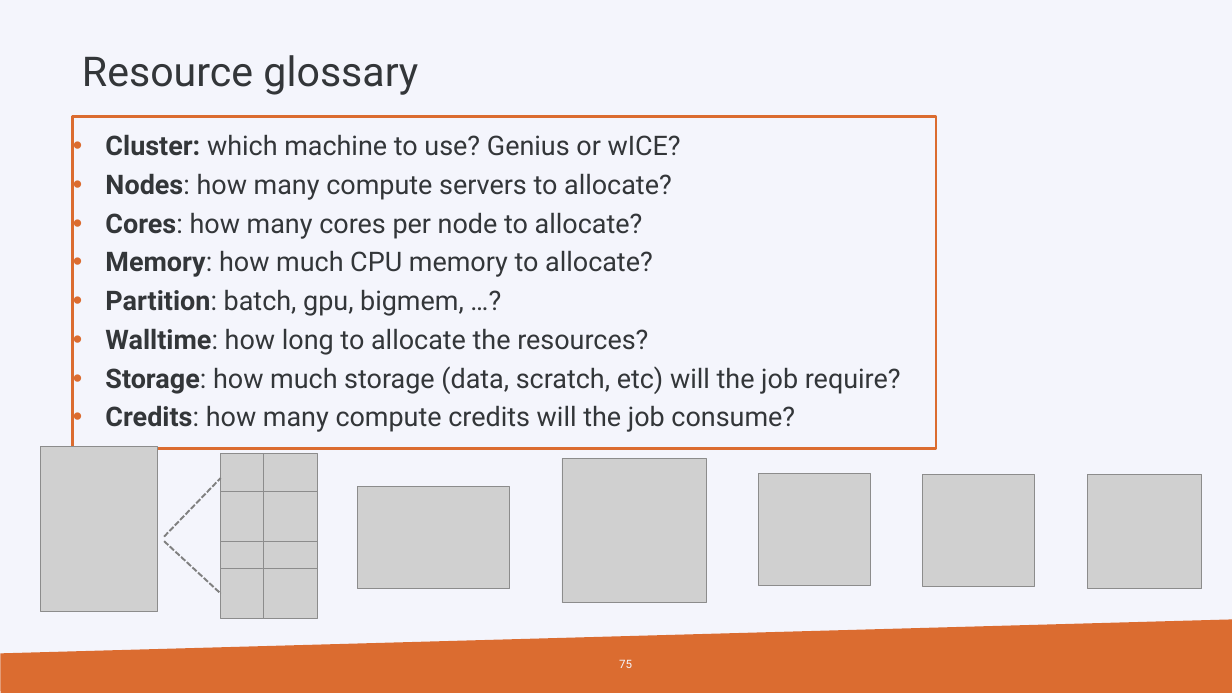
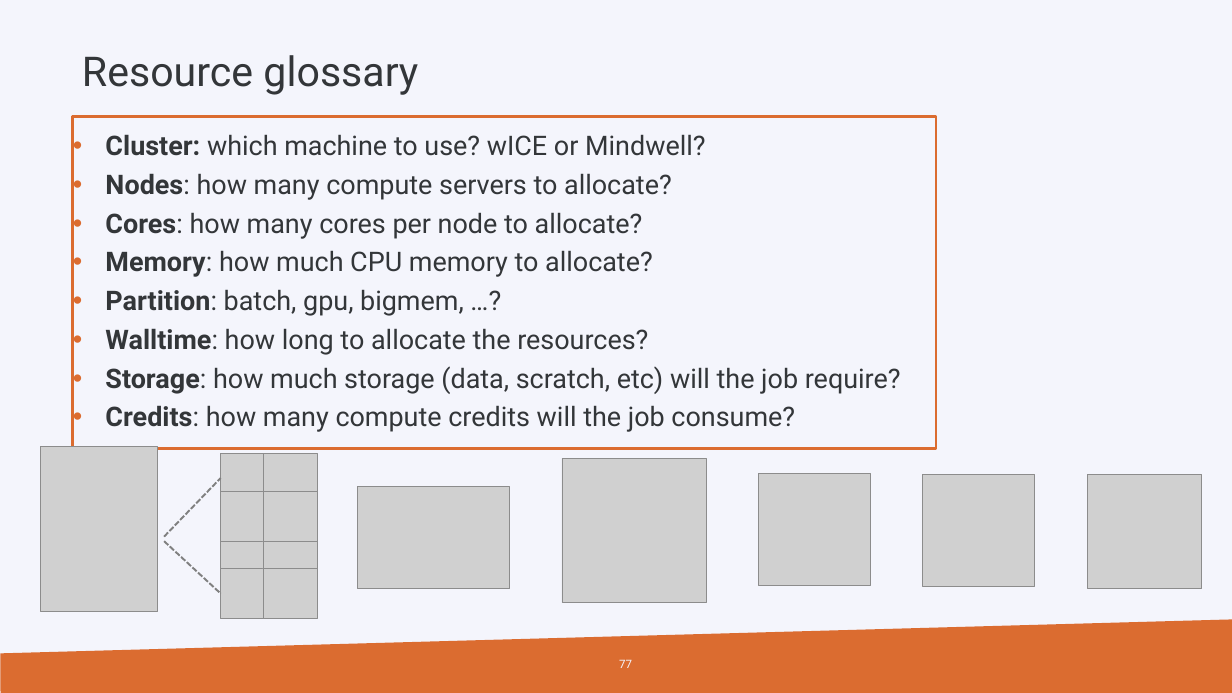
Before and after one commit to hpcleuven/HPC-intro, a slide deck: slide 77 of HPCintro.pptx (slide 75 before the commit). Drawn at 1232x693 pixels with LibreOffice and Linux fonts; fonts in the diff are those of the drawing; grey boxes stand for pictures; background and template pictures are left out. Boxes give left, top, right and bottom in pixels: in the first picture for what was removed or moved away, otherwise in the second. Text is boxed around its words. In the diff, an @@ line names an element or a change of style, - is before the commit and + after.

Commit message:
Update HPC intro slides.
This update contains changes relating to addition of Mindwell and the integration the Genius GPU resources into wICE.

```diff
--- a/HPCintro.pptx
+++ b/HPCintro.pptx
@@ text at [105,134,705,156]: text changed @@
-• Cluster: which machine to use? Genius or wICE?
+• Cluster: which machine to use? wICE or Mindwell?
@@ page number at [619,659,632,668]: text changed @@
-75
+77
```
Also in this commit, not shown: 19 other slides changed, 5 slides added, 3 slides removed, 1 other file.
